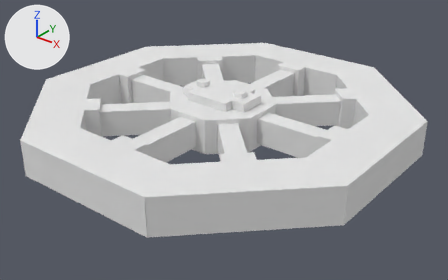
One commit to the OBJ model src/main/resources/assets/vs_clockwork/models/block/reactionwheel/reactionwheel_shaftless.obj: the scene before it, then after it.
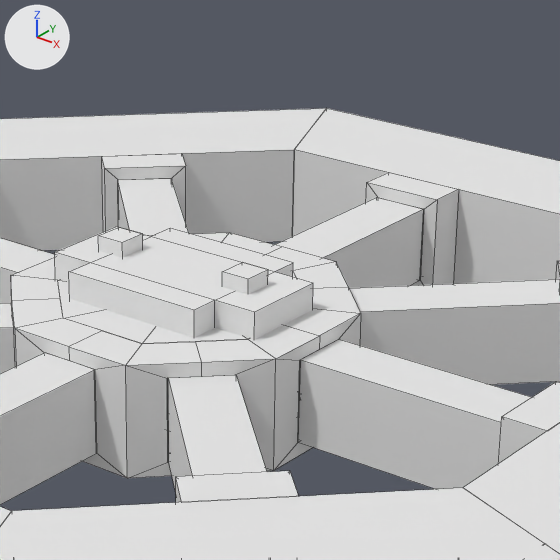
Each version is shown whole from a camera (50 mm lens) standing at (3.52, -4.24, 2.61) and looking at (0.57, -0.56, 0.33), then close up on the part from 37% to 75% of the width and 4% to 64% of the height. Arrows for +X, +Y and +Z are at upper left; the lights stay in place. The first two pictures are the older version. The close-ups show mesh edges as thin lines. Where no turn or scale is listed for an object, it has been applied to the vertices.
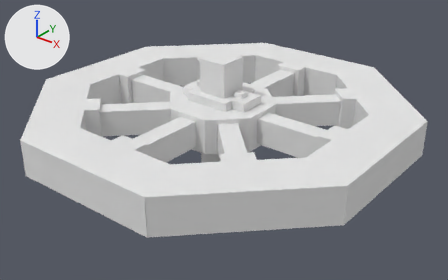
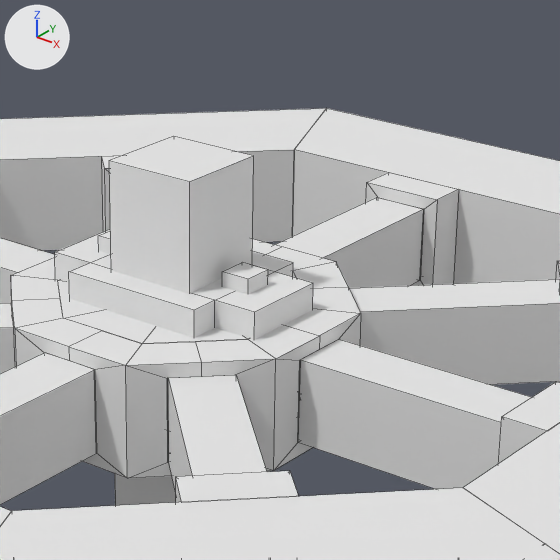
Location of each change, (x1, y1, x2, y2) in pixels of the close-ups (560 x 560 px):
'shaft', added
    after: (109, 136, 253, 506)
    faces in mat_m_93737dbe_dee3_8c66_3dd1_ed6c1f1e54db (its picture is missing): (109, 156, 253, 506)
    faces in mat_m_c82cdc86_25fc_20f4_d34e_bb3d45103920 (its picture is missing): (110, 136, 252, 182)
'Circle.015', unchanged, covered by the edit
    before: (118, 178, 189, 236)

Patch to the scene script:
```diff
--- a/src/main/resources/assets/vs_clockwork/models/block/reactionwheel/reactionwheel_shaftless.obj.py
+++ b/src/main/resources/assets/vs_clockwork/models/block/reactionwheel/reactionwheel_shaftless.obj.py
@@ mat_m_c82cdc86_25fc_20f4_d34e_bb3d45103920 @@
+mat_m_c82cdc86_25fc_20f4_d34e_bb3d45103920 = principled_material('m_c82cdc86-25fc-20f4-d34e-bb3d45103920')
+mat_m_c82cdc86_25fc_20f4_d34e_bb3d45103920.base_color = (0.8, 0.8, 0.8)  # white #e7e7e7
+mat_m_c82cdc86_25fc_20f4_d34e_bb3d45103920.roughness = 1.0
@@ mat_m_93737dbe_dee3_8c66_3dd1_ed6c1f1e54db @@
+mat_m_93737dbe_dee3_8c66_3dd1_ed6c1f1e54db = principled_material('m_93737dbe-dee3-8c66-3dd1-ed6c1f1e54db')
+mat_m_93737dbe_dee3_8c66_3dd1_ed6c1f1e54db.base_color = (0.8, 0.8, 0.8)  # white #e7e7e7
+mat_m_93737dbe_dee3_8c66_3dd1_ed6c1f1e54db.roughness = 1.0
@@ me_shaft @@
+me_shaft.from_pydata([(0.625, -0.625, 1.02), (0.625, -0.375, 1.02), (0.625, -0.625, 0.02), (0.625, -0.375, 0.02), (0.375, -0.375, 1.02), (0.375, -0.625, 1.02), (0.375, -0.375, 0.02), (0.375, -0.625, 0.02)], [], [(3, 6, 4, 1), (2, 3, 1, 0), (7, 2, 0, 5), (6, 7, 5, 4), (5, 0, 1, 4), (6, 3, 2, 7)])
+for i in [4, 5]: me_shaft.polygons[i].material_index = 1
+me_shaft.materials.append(mat_m_93737dbe_dee3_8c66_3dd1_ed6c1f1e54db)  # its picture is missing
+me_shaft.materials.append(mat_m_c82cdc86_25fc_20f4_d34e_bb3d45103920)  # its picture is missing
@@ ob_shaft @@
+ob_shaft = bpy.data.objects.new('shaft', me_shaft)
+ob_shaft.location = (0.0, 0.0, 0.0)
```
